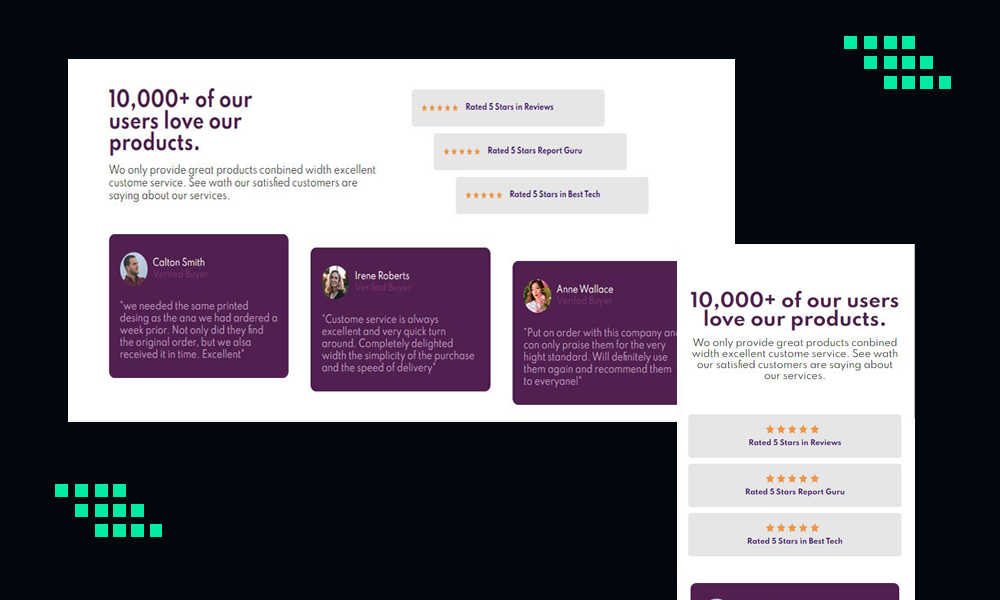
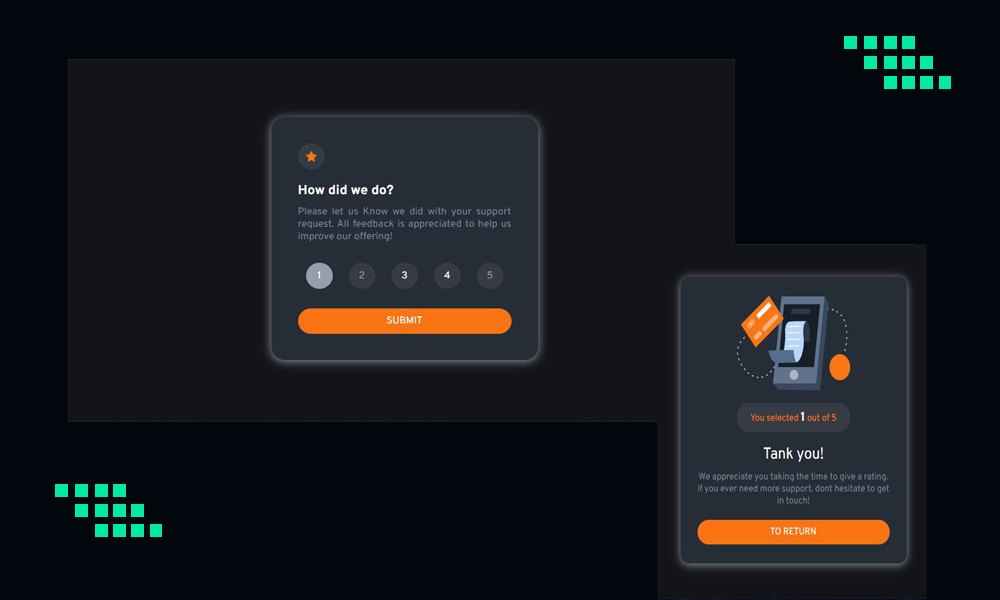
The second 1000x600 image is a revision of the first. Changes to its layers:
added layer "Capa 5" in group "Mesa de trabajo 1" over 657, 244, 927, 600
added layer "Capa 4" in group "Mesa de trabajo 1" over 68, 59, 735, 422
